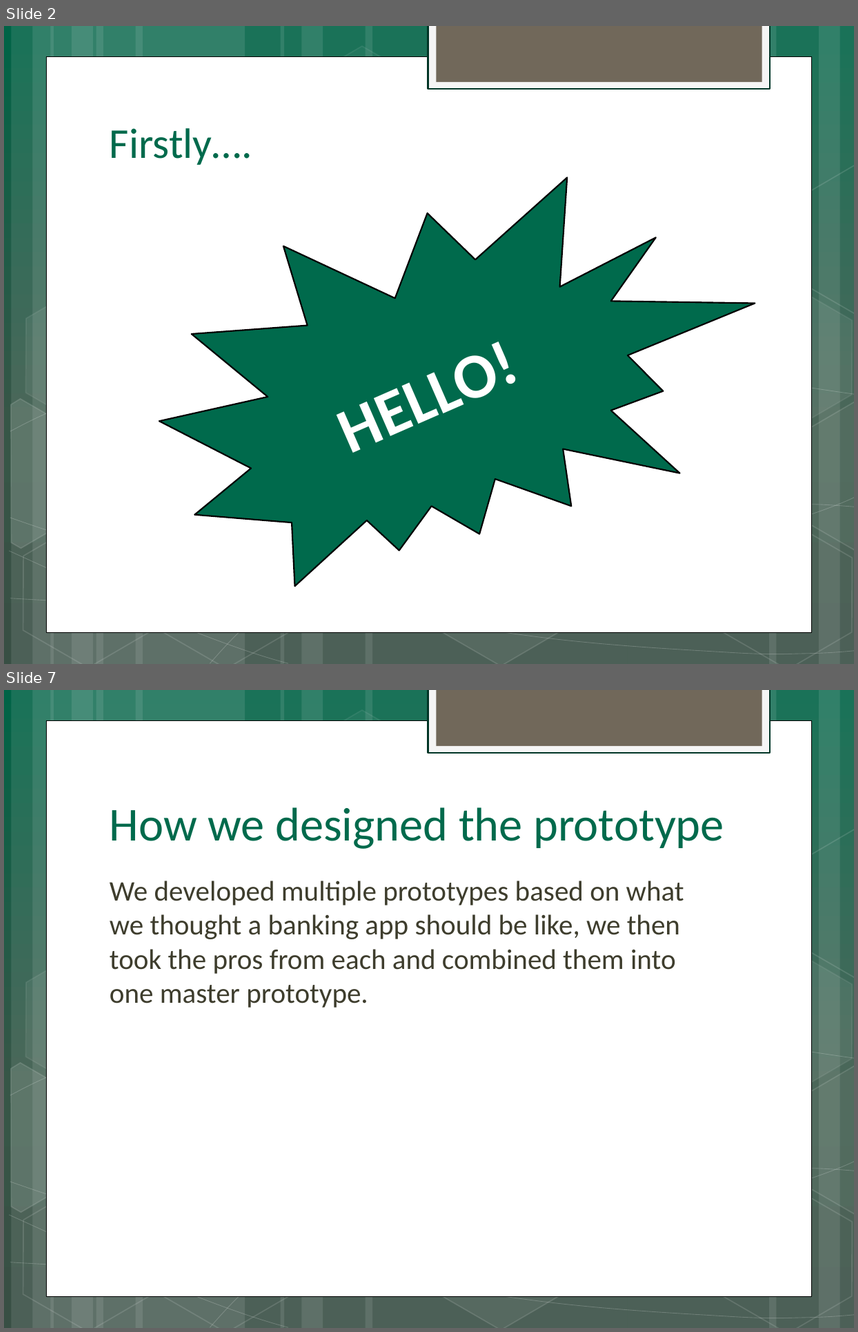
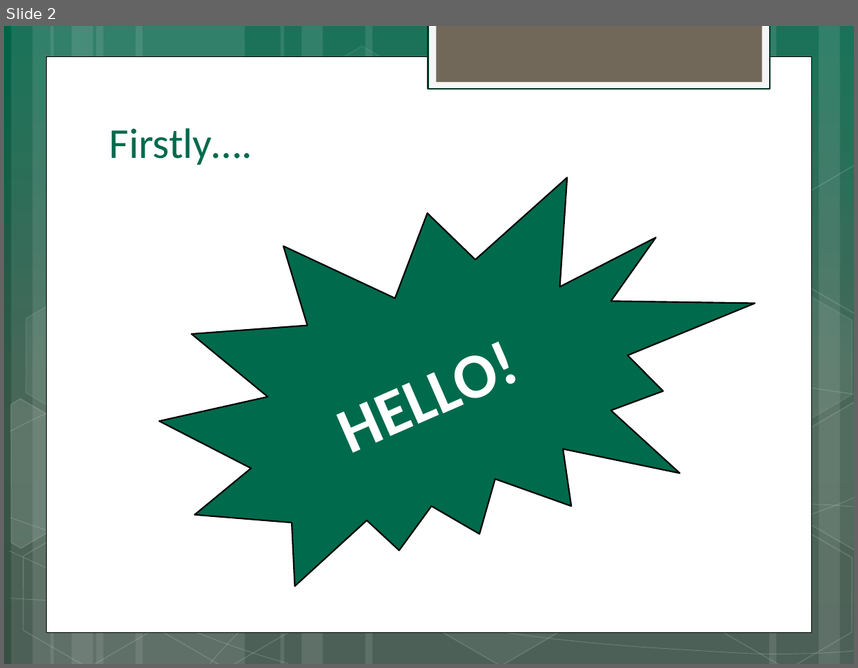
Before and after one commit to d-baranowski/Team-2, a slide deck: Powerpoint for Dragons Den/Dragons Den Presentation.pptx. Shown one above the other, each under a label of ours: slides 2 and 7 before the commit, slide 2 after it; the slides between them are not shown. The pictures are 858x1332 and 858x668 pixels, drawn with LibreOffice and Linux fonts; fonts in the diff are those of the drawing. Boxes give left, top, right and bottom in pixels: in the first picture for what was removed or moved away, otherwise in the second. Text is boxed around its words. In the diff, an @@ line names an element or a change of style, - is before the commit and + after.

```diff
--- a/Powerpoint for Dragons Den/Dragons Den Presentation.pptx
+++ b/Powerpoint for Dragons Den/Dragons Den Presentation.pptx
@@ slide 7 removed at box(4, 690, 854, 1328), background gradient #006347 to #375648 to #385044; not listed: 31 template elements that a slide beside it also shows @@
@@ title removed at box(110, 807, 724, 849) @@
-How we designed the prototype
@@ text removed at box(110, 880, 684, 1007) @@
-We developed multiple prototypes based on what we thought a banking app should be like, we then took the pros from each and combined them into one master prototype.
```
Also in this commit, not shown: 1 slide changed, 12 slides added, 4 other slides removed.
